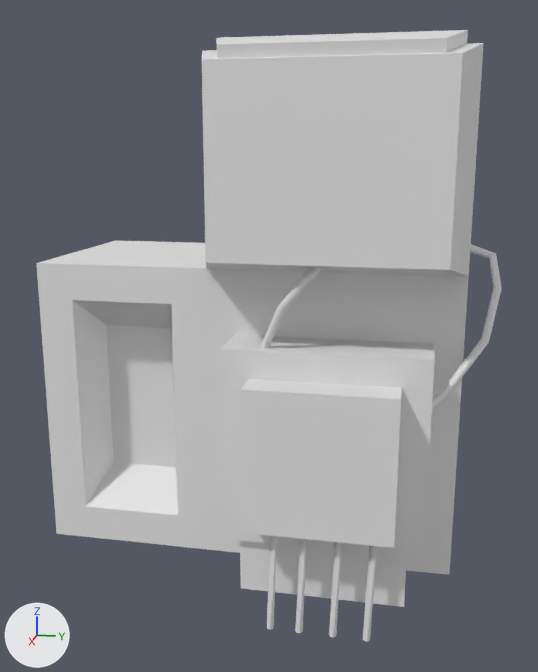
An edit to the FBX model Assets/3DAssets/EnergyBox.fbx, drawn before and after from the same camera.
Before and after are seen from a 50 mm lens placed at (4.37, 0.51, 2.74), pointed at (-0.56, -0.48, 1.51). The axes (+X, +Y, +Z) are drawn at lower left. The lights are the same throughout. The older version comes first. Where no turn or scale is listed for an object, it has been applied to the vertices.

The scene before the commit, as lines of its bpy script (objects in view):
```python
me_energybox_001 = bpy.data.meshes.new('EnergyBox.001')
me_energybox_001.from_pydata(...)  # 300 vertices, 209 faces; spans x -0.68..1.27, y -1.33..1.69, z -0.23..3.39
ob_energybox = bpy.data.objects.new('EnergyBox', me_energybox_001)
ob_energybox.location = (-0.883, -0.665, 0.028)
```
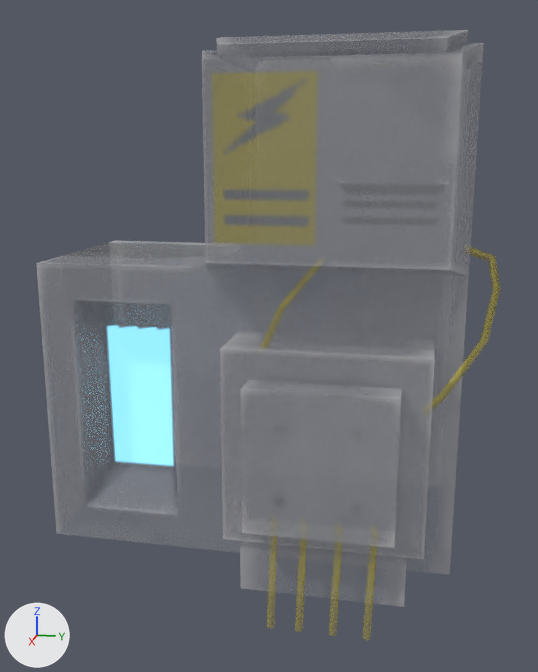
The newer file is also turned or shifted as a whole; pictures and numbers use the older file's frame.

The change, as a list of edits to the scene's bpy script:
```text
Add img_backgroundassetsatlas_png:
    img_backgroundassetsatlas_png = load_image('BackgroundAssetsAtlas.png', '../Textures/BackgroundAssetsAtlas.png', 1024, 1024, 'Non-Color')
Add img_backgroundassetsemissionatlas_png:
    img_backgroundassetsemissionatlas_png = load_image('BackgroundAssetsEmissionAtlas.png', '../Textures/BackgroundAssetsEmissionAtlas.png', 1024, 1024, 'sRGB')
Add mat_material_002:
    mat_material_002 = bpy.data.materials.new('Material.002')
    # uses the picture img_backgroundassetsatlas_png
    # uses the picture img_backgroundassetsemissionatlas_png
Change me_energybox_001:
    used by ob_energybox; location = (-0.883, -0.665, 0.028)
    remove me_energybox_001.from_pydata(...)  # 300 vertices, 209 faces; spans x -0.68..1.27, y -1.33..1.69, z -0.23..3.39
    add me_energybox_001.from_pydata(...)  # 146 vertices, 105 faces; spans x -0.68..1.27, y -1.33..1.68, z -0.22..3.39
    me_energybox_001 part 1
    60 vertices are removed from x 0.33..0.98, y 1.23..1.69, z 1.19..2.16
    60 faces are deleted
    2 vertices move from x 0.33..0.38, y 1.47..1.48, z 2.13..2.14 to x 0.33..0.38, y 1.46..1.47, z 2.13..2.14
    6 vertices are added at (0.34, 1.47, 2.09), (0.39, 1.61, 2.05), (0.52, 1.63, 1.88), (0.67, 1.57, 1.6), (0.85, 1.34, 1.31), (0.91, 1.23, 1.21)
    15 new faces join them
    me_energybox_001 part 2
    41 vertices are removed from x 1.13..1.19, y 0.34..1.02, z -0.23..0.58
    32 faces are deleted
    1 vertex is added at (1.13, 0.35, -0.22)
    12 new faces join them
    me_energybox_001 part 3
    40 vertices are removed from x 0.91..1.06, y 0.25..0.65, z 1.52..2.12
    36 faces are deleted
    4 vertices are added at (0.9, 0.61, 2.07), (1.01, 0.55, 1.98), (1.01, 0.42, 1.82), (0.92, 0.29, 1.54)
    9 new faces join them
    me_energybox_001 part 4: 69 faces spanning x -0.68..1.27, y -1.33..1.48, z -0.22..3.39 switch from no material to mat_material_002
    other edits to the shape of me_energybox_001 do not show in these pictures
```

Location of each change, (x1, y1, x2, y2) in pixels of the pictures (538 x 672 px):
'EnergyBox', reshaped
    before: (36, 30, 502, 642)
    after: (36, 30, 484, 607)
part 1 of me_energybox_001, cut back
    before: (432, 244, 502, 411)
part 2 of me_energybox_001, cut back
    before: (267, 536, 377, 642)
part 3 of me_energybox_001, cut back
    before: (260, 268, 321, 348)
part 4 of me_energybox_001, recoloured
    both: (36, 30, 484, 607)
